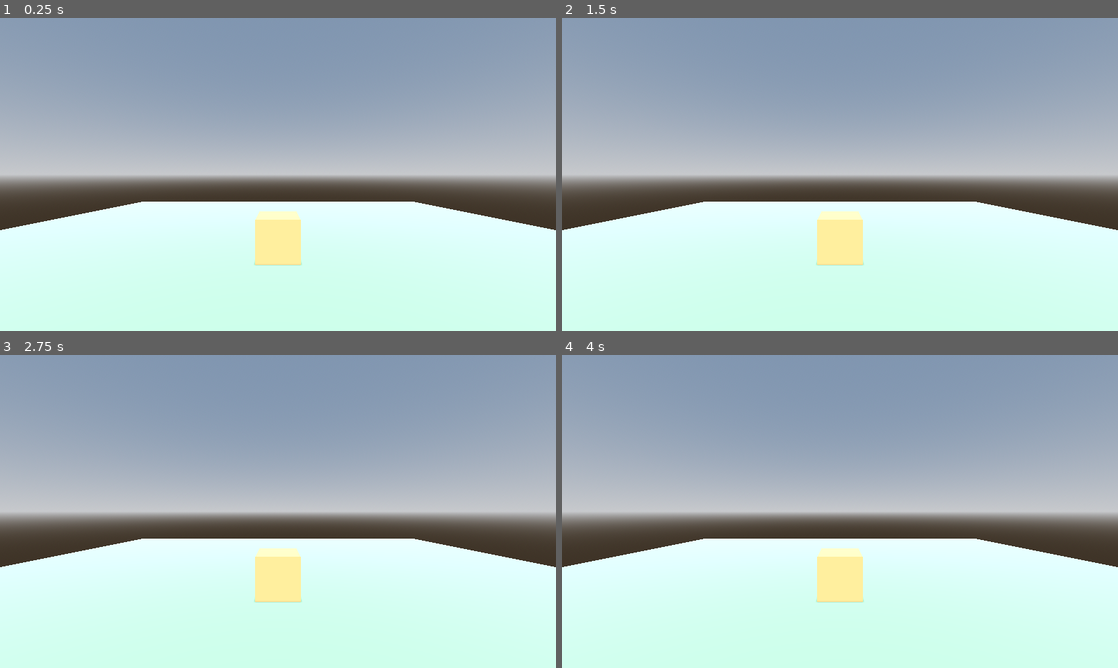
Above: before the commit, frames 1-4 (two rows, left to right).
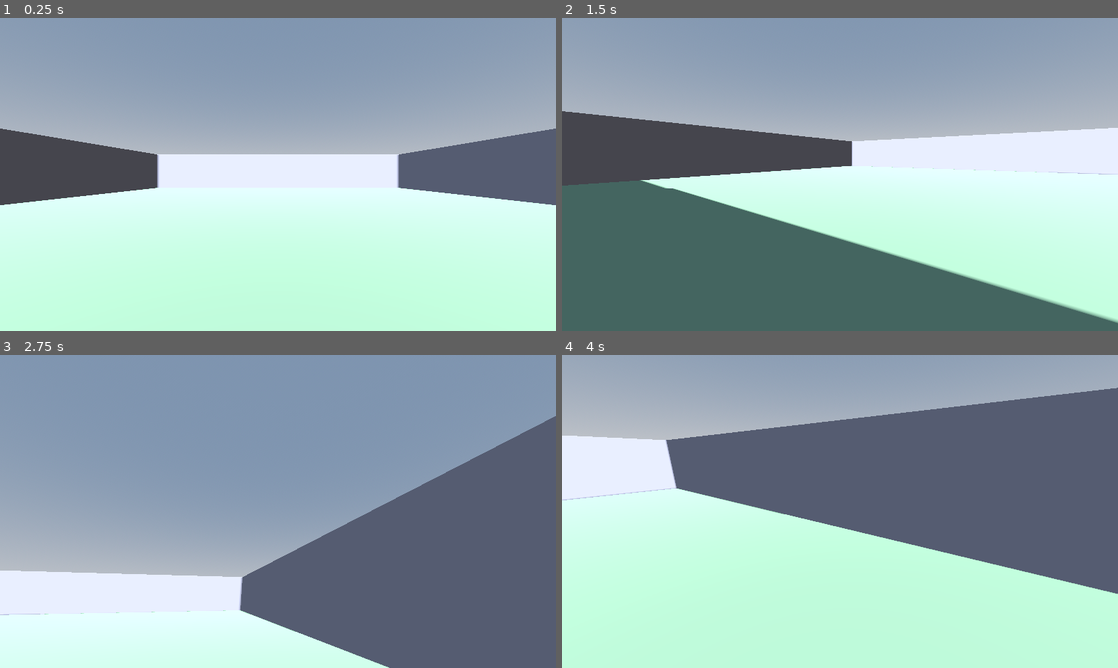
Above: after the commit, the same moments.

Repository: DustinQi/nbgame
Game: Godot game, scene res://scenes/main.tscn
The game is run twice, just before and just after one commit, with the same random seed, the same clock (stepped at 60 frames per second) and the same inputs.
Inputs (mouse positions are in pixels of both pictures, inside the frame that each line leads up to):
- Up to frame 1 (0.25 s): no input
- Up to frame 2 (1.5 s): tap Enter at 0.5 s; move the mouse to (962, 158) at 0.52 s; hold D (move_right, bound only after the commit) 0.53-1.28 s; click (962, 158) at 0.6 s; tap Space (jump, bound only after the commit) at 0.77 s; move the mouse to (728, 190) at 1.27 s; hold S (move_back, bound only after the commit) from 1.28 s (still down); click (728, 190) at 1.35 s
- Up to frame 3 (2.75 s): tap Space (jump, bound only after the commit) at 1.52 s; move the mouse to (333, 442) at 2.02 s; release S (move_back, bound only after the commit) at 2.03 s; hold D (move_right, bound only after the commit) from 2.03 s (still down); click (333, 442) at 2.1 s
- Up to frame 4 (4 s): move the mouse to (812, 574) at 2.77 s; release D (move_right, bound only after the commit) at 2.78 s; hold W (move_forward, bound only after the commit) 2.78-3.53 s; click (812, 574) at 2.85 s; tap Space (jump, bound only after the commit) at 3.02, 3.77 s; move the mouse to (1006, 558) at 3.52 s; hold A (move_left, bound only after the commit) from 3.53 s (still down); click (1006, 558) at 3.6 s

The runs differ from the first frame. In frame 1, 20% of the frame differs, in the area x 0-100%, y 35-79%; in frame 2, 53%; in frame 3, 53%; in frame 4, 62%, in the area x 0-100%, y 10-84%.

Commit message:
feat: 添加可走动的第一人称场地
Co-Authored-By: Claude Code <noreply@anthropic.com>

Diff:
--- a/game/scenes/main.tscn
+++ b/game/scenes/main.tscn
@@ -1,44 +1,104 @@
-[gd_scene load_steps=8 format=3]
+[gd_scene load_steps=11 format=3]
 
-[sub_resource type="ProceduralSkyMaterial" id="ProceduralSkyMaterial_1"]
+[ext_resource type="PackedScene" path="res://scenes/player/player.tscn" id="1"]
 
-[sub_resource type="Sky" id="Sky_1"]
-sky_material = SubResource("ProceduralSkyMaterial_1")
+[sub_resource type="ProceduralSkyMaterial" id="SkyMat"]
 
-[sub_resource type="Environment" id="Environment_1"]
+[sub_resource type="Sky" id="Sky"]
+sky_material = SubResource("SkyMat")
+
+[sub_resource type="Environment" id="Env"]
 background_mode = 2
-sky = SubResource("Sky_1")
+sky = SubResource("Sky")
 tonemap_mode = 2
 
-[sub_resource type="PlaneMesh" id="PlaneMesh_1"]
-size = Vector2(20, 20)
+[sub_resource type="BoxShape3D" id="GroundShape"]
+size = Vector3(30, 1, 30)
 
-[sub_resource type="StandardMaterial3D" id="StandardMaterial3D_ground"]
-albedo_color = Color(0.45, 0.55, 0.45, 1)
+[sub_resource type="BoxMesh" id="GroundMesh"]
+size = Vector3(30, 1, 30)
 
-[sub_resource type="BoxMesh" id="BoxMesh_1"]
-size = Vector3(1, 1, 1)
+[sub_resource type="StandardMaterial3D" id="GroundMat"]
+albedo_color = Color(0.42, 0.52, 0.42, 1)
 
-[sub_resource type="StandardMaterial3D" id="StandardMaterial3D_box"]
-albedo_color = Color(0.85, 0.55, 0.35, 1)
+[sub_resource type="BoxShape3D" id="WallShape"]
+size = Vector3(30, 4, 1)
+
+[sub_resource type="BoxMesh" id="WallMesh"]
+size = Vector3(30, 4, 1)
+
+[sub_resource type="StandardMaterial3D" id="WallMat"]
+albedo_color = Color(0.55, 0.55, 0.6, 1)
 
 [node name="Main" type="Node3D"]
 
 [node name="WorldEnvironment" type="WorldEnvironment" parent="."]
-environment = SubResource("Environment_1")
-
-[node name="Ground" type="MeshInstance3D" parent="."]
-mesh = SubResource("PlaneMesh_1")
-material_override = SubResource("StandardMaterial3D_ground")
-
-[node name="Box" type="MeshInstance3D" parent="."]
-transform = Transform3D(1, 0, 0, 0, 1, 0, 0, 0, 1, 0, 0.5, 0)
-mesh = SubResource("BoxMesh_1")
-material_override = SubResource("StandardMaterial3D_box")
+environment = SubResource("Env")
 
 [node name="DirectionalLight3D" type="DirectionalLight3D" parent="."]
-transform = Transform3D(1, 0, 0, 0, 0.707107, 0.707107, 0, -0.707107, 0.707107, 0, 5, 0)
+transform = Transform3D(1, 0, 0, 0, 0.707107, 0.707107, 0, -0.707107, 0.707107, 0, 8, 0)
 shadow_enabled = true
 
-[node name="Camera3D" type="Camera3D" parent="."]
-transform = Transform3D(1, 0, 0, 0, 1, 0, 0, 0, 1, 0, 2, 5)
+[node name="Ground" type="StaticBody3D" parent="."]
+collision_layer = 2
+collision_mask = 0
+
+[node name="CollisionShape3D" type="CollisionShape3D" parent="Ground"]
+transform = Transform3D(1, 0, 0, 0, 1, 0, 0, 0, 1, 0, -0.5, 0)
+shape = SubResource("GroundShape")
+
+[node name="Mesh" type="MeshInstance3D" parent="Ground"]
+transform = Transform3D(1, 0, 0, 0, 1, 0, 0, 0, 1, 0, -0.5, 0)
+mesh = SubResource("GroundMesh")
+material_override = SubResource("GroundMat")
+
+[node name="WallNorth" type="StaticBody3D" parent="."]
+transform = Transform3D(1, 0, 0, 0, 1, 0, 0, 0, 1, 0, 2, -15)
+collision_layer = 2
+collision_mask = 0
+
+[node name="CollisionShape3D" type="CollisionShape3D" parent="WallNorth"]
+shape = SubResource("WallShape")
+
+[node name="Mesh" type="MeshInstance3D" parent="WallNorth"]
+mesh = SubResource("WallMesh")
+material_override = SubResource("WallMat")
+
+[node name="WallSouth" type="StaticBody3D" parent="."]
+transform = Transform3D(1, 0, 0, 0, 1, 0, 0, 0, 1, 0, 2, 15)
+collision_layer = 2
+collision_mask = 0
+
+[node name="CollisionShape3D" type="CollisionShape3D" parent="WallSouth"]
+shape = SubResource("WallShape")
+
+[node name="Mesh" type="MeshInstance3D" parent="WallSouth"]
+mesh = SubResource("WallMesh")
+material_override = SubResource("WallMat")
+
+[node name="WallEast" type="StaticBody3D" parent="."]
+transform = Transform3D(0, 0, -1, 0, 1, 0, 1, 0, 0, 15, 2, 0)
+collision_layer = 2
+collision_mask = 0
+
+[node name="CollisionShape3D" type="CollisionShape3D" parent="WallEast"]
+shape = SubResource("WallShape")
+
+[node name="Mesh" type="MeshInstance3D" parent="WallEast"]
+mesh = SubResource("WallMesh")
+material_override = SubResource("WallMat")
+
+[node name="WallWest" type="StaticBody3D" parent="."]
+transform = Transform3D(0, 0, -1, 0, 1, 0, 1, 0, 0, -15, 2, 0)
+collision_layer = 2
+collision_mask = 0
+
+[node name="CollisionShape3D" type="CollisionShape3D" parent="WallWest"]
+shape = SubResource("WallShape")
+
+[node name="Mesh" type="MeshInstance3D" parent="WallWest"]
+mesh = SubResource("WallMesh")
+material_override = SubResource("WallMat")
+
+[node name="Player" parent="." instance=ExtResource("1")]
+transform = Transform3D(1, 0, 0, 0, 1, 0, 0, 0, 1, 0, 0.1, 10)
--- /dev/null
+++ b/game/tests/test_main_scene.gd
@@ -0,0 +1,29 @@
+extends RefCounted
+
+# 验证最小场地结构：玩家、地面、四面墙、灯光、天空
+func run(t) -> void:
+    var packed: PackedScene = load("res://scenes/main.tscn")
+    t.check(packed != null, "主场景可加载")
+    if packed == null:
+        return
+    var main = packed.instantiate()
+    t.root.add_child(main)
+
+    var player := main.get_node_or_null("Player")
+    t.check(player is CharacterBody3D, "场地里有玩家")
+    if player != null:
+        t.check(player.position.y > 0.0, "玩家出生点在地面之上")
+
+    t.check(main.get_node_or_null("Ground") is StaticBody3D, "场地有地面")
+    t.check(main.get_node_or_null("Ground/CollisionShape3D") is CollisionShape3D, "地面有碰撞体")
+    t.check(main.get_node_or_null("DirectionalLight3D") is DirectionalLight3D, "场地有灯光")
+    t.check(main.get_node_or_null("WorldEnvironment") is WorldEnvironment, "场地有天空环境")
+
+    for wall_name in ["WallNorth", "WallSouth", "WallEast", "WallWest"]:
+        t.check(main.get_node_or_null(wall_name) is StaticBody3D, "有墙体: " + wall_name)
+        t.check(
+            main.get_node_or_null(wall_name + "/CollisionShape3D") is CollisionShape3D,
+            "墙体有碰撞体: " + wall_name
+        )
+
+    main.free()
